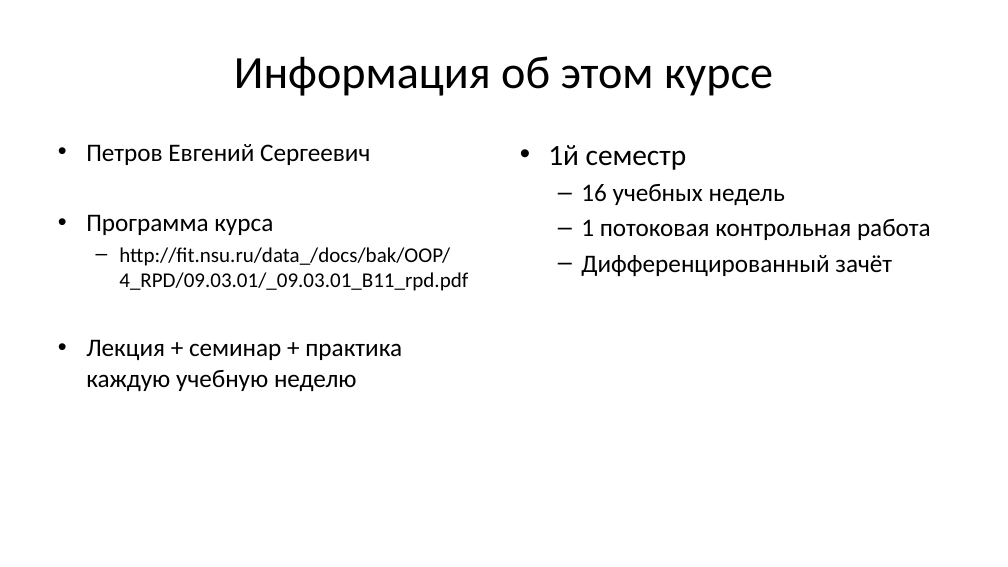
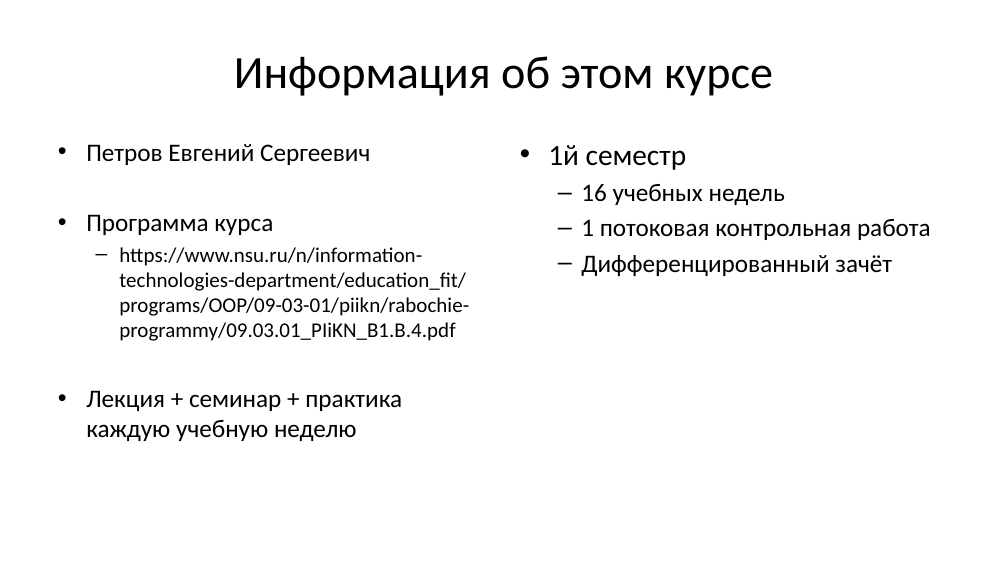
Before and after one commit to Evgueni-Petrov-aka-espetrov/Algorithms-and-Programming-in-C-pptx, a slide deck: slide 7 of 01 Понятие программы.pptx. Drawn at 1008x567 pixels with LibreOffice and Linux fonts; fonts in the diff are those of the drawing. Boxes give left, top, right and bottom in pixels: in the first picture for what was removed or moved away, otherwise in the second. Text is boxed around its words. In the diff, an @@ line names an element or a change of style, - is before the commit and + after.

Commit message:
обновил ссылку на программу дисциплины

```diff
--- a/01 Понятие программы.pptx
+++ b/01 Понятие программы.pptx
@@ text at <box>119,247,469,341</box>: text changed @@
-  – http://fit.nsu.ru/data_/docs/bak/OOP/4_RPD/09.03.01/_09.03.01_B11_rpd.pdf
+  – https://www.nsu.ru/n/information-technologies-department/education_fit/programs/OOP/09-03-01/piikn/rabochie-programmy/09.03.01_PIiKN_B1.B.4.pdf
```
